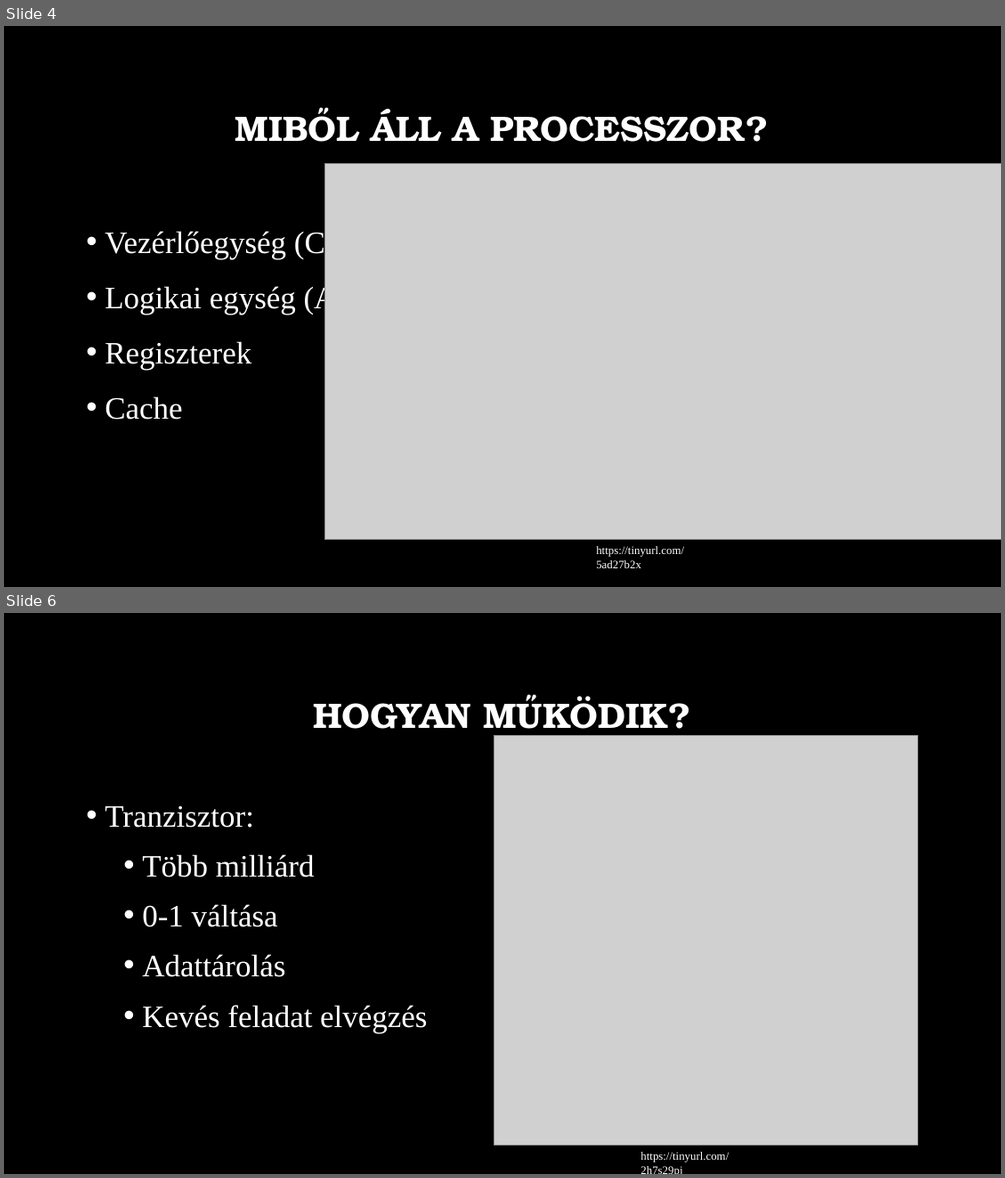
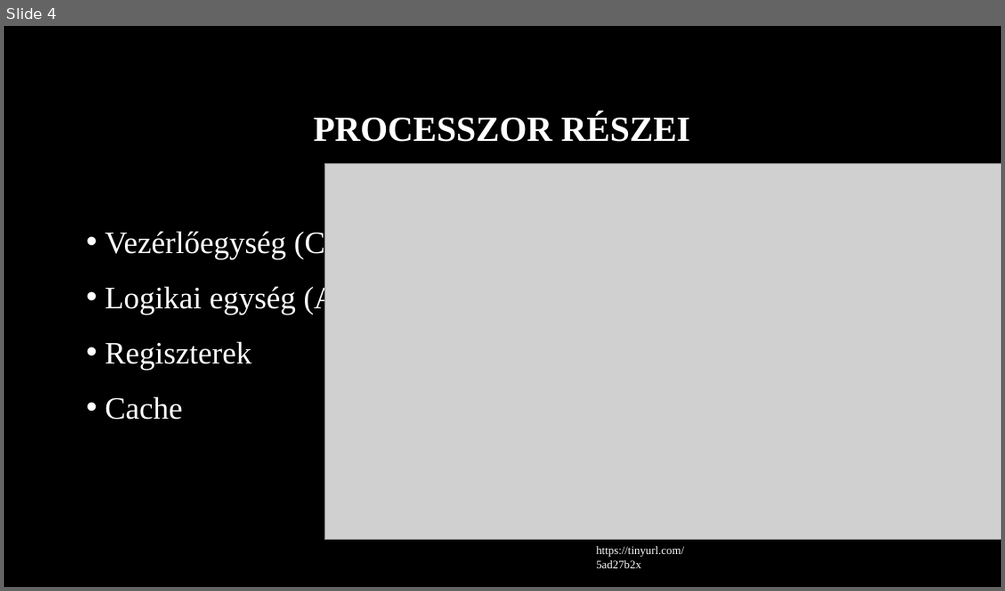
Before and after one commit to MszrsRicsi/Paprika, a slide deck: Processzorok.pptx. Shown one above the other, each under a label of ours: slides 4 and 6 before the commit, slide 4 after it; the slides between them are not shown. The pictures are 1005x1178 and 1005x591 pixels, drawn with LibreOffice and Linux fonts; fonts in the diff are those of the drawing; grey boxes stand for pictures; background and template pictures are left out. Boxes give left, top, right and bottom in pixels: in the first picture for what was removed or moved away, otherwise in the second. Text is boxed around its words. In the diff, an @@ line names an element or a change of style, - is before the commit and + after.

Commit message:
Processzorok PPT befejezése

```diff
--- a/Processzorok.pptx
+++ b/Processzorok.pptx
@@ slide 6 removed at bbox=[4, 613, 1001, 1174], background picture (left out) @@
@@ title removed at bbox=[313, 694, 691, 738] @@
-HOGYAN MŰKÖDIK?
@@ picture removed at bbox=[494, 736, 918, 1145] @@
@@ text removed at bbox=[105, 806, 427, 1033] @@
-• Tranzisztor:
-  • Több milliárd
-  • 0-1 váltása
-  • Adattárolás
-  • Kevés feladat elvégzés
@@ text removed at bbox=[640, 1151, 728, 1162] @@
-https://tinyurl.com/2h7s29pj
@@ slide 4 changed as well @@
@@ title at bbox=[314, 113, 690, 142]: text changed; font TeX Gyre Bonum to Times New Roman @@
-MIBŐL ÁLL A PROCESSZOR?
+PROCESSZOR RÉSZEI
```
Also in this commit, not shown: 6 other slides changed, 5 slides added, 5 other slides removed.
